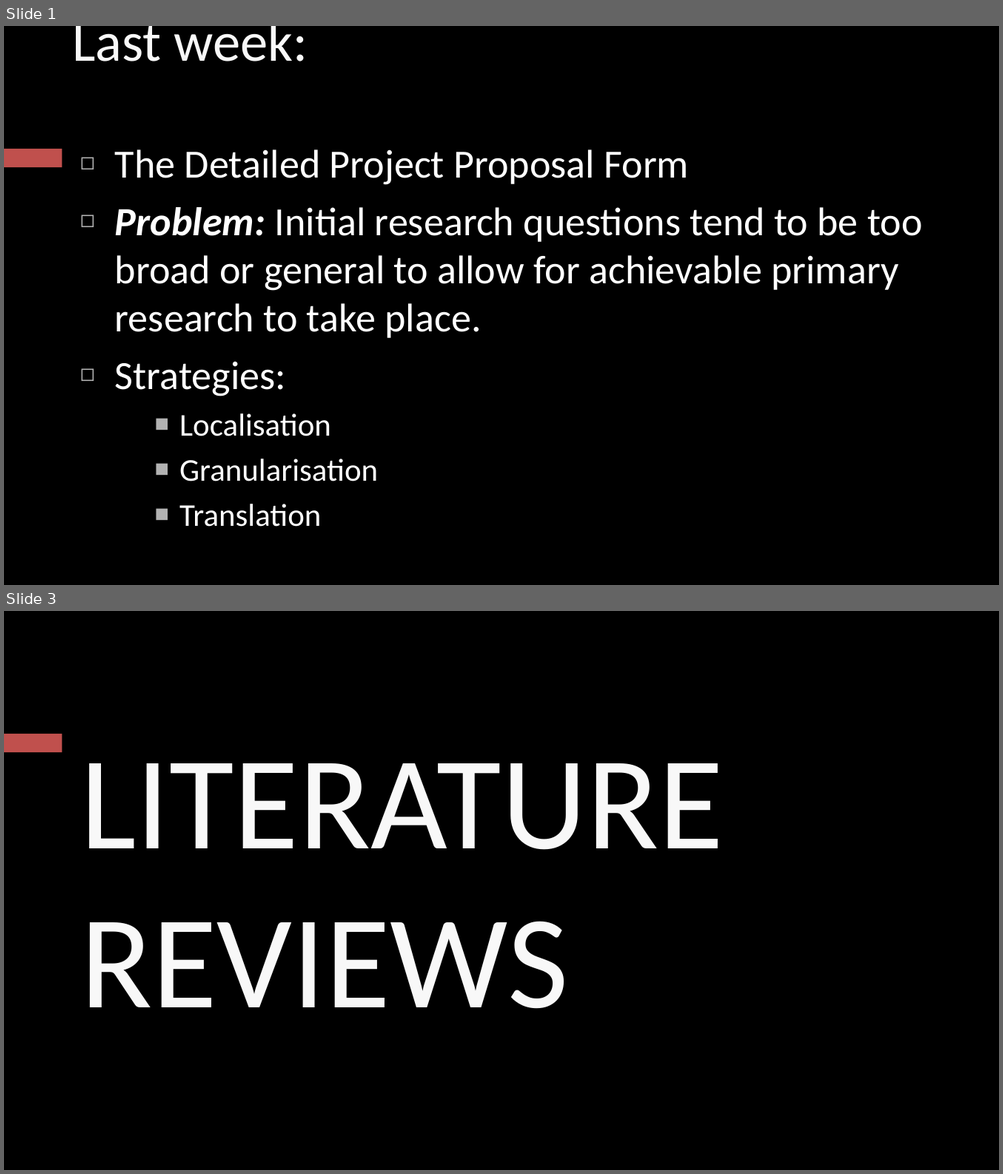
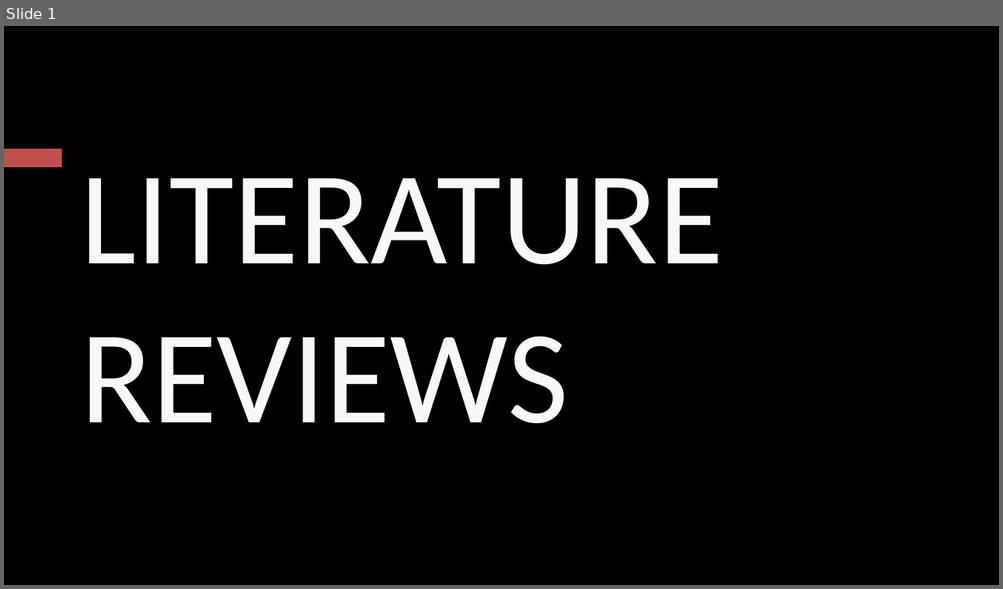
Before and after one commit to dscroft/shape, a slide deck: 300303COM/Literature Reviews.pptx. Shown one above the other, each under a label of ours: slides 1 and 3 before the commit, slide 1 after it; the slides between them are not shown. The pictures are 1003x1174 and 1003x589 pixels, drawn with LibreOffice and Linux fonts; fonts in the diff are those of the drawing. Boxes give left, top, right and bottom in pixels: in the first picture for what was removed or moved away, otherwise in the second. Text is boxed around its words. In the diff, an @@ line names an element or a change of style, - is before the commit and + after.

```diff
--- a/300303COM/Literature Reviews.pptx
+++ b/300303COM/Literature Reviews.pptx
@@ slide 1 removed at (4, 26, 999, 585), background #000000; not listed: 1 template element that a slide beside it also shows @@
@@ text removed at (73, 26, 308, 62) @@
-Last week:
@@ text removed at (115, 150, 922, 527) @@
-◻ The Detailed Project Proposal Form
-◻ Problem: Initial research questions tend to be too broad or general to allow for achievable primary research to take place.
-◻ Strategies:
-    ■ Localisation
-    ■ Granularisation
-    ■ Translation
@@ what was slide 3 is now slide 1 @@
```
Also in this commit, not shown: 10 slides changed, 1 other slide removed, 2 other files.
